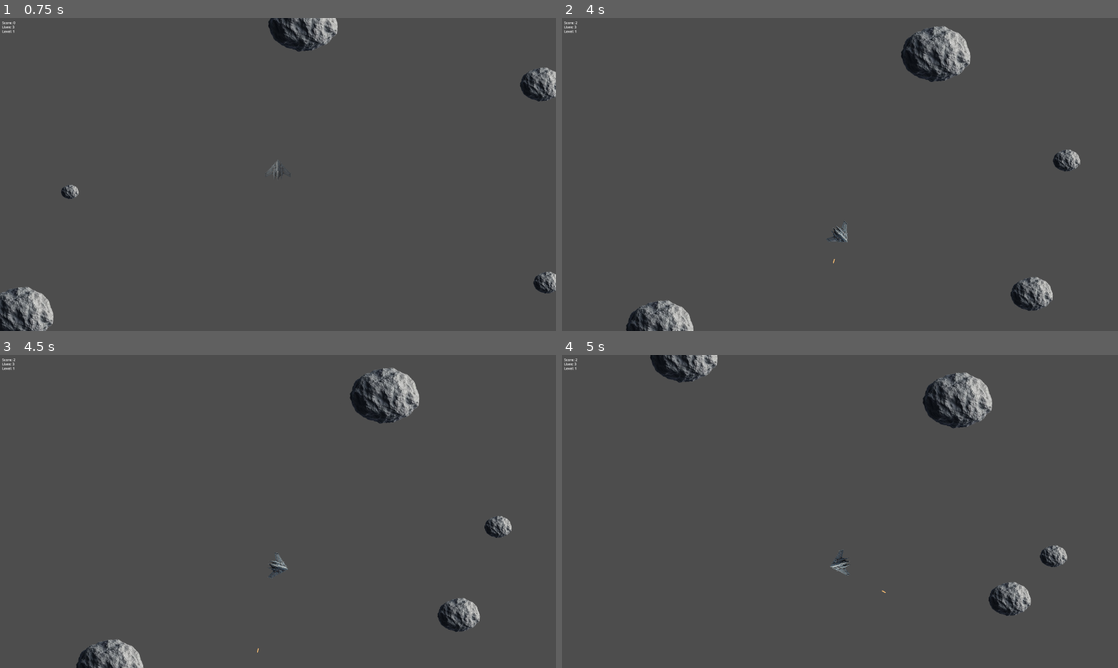
Above: before the commit, frames 1-4 (two rows, left to right).
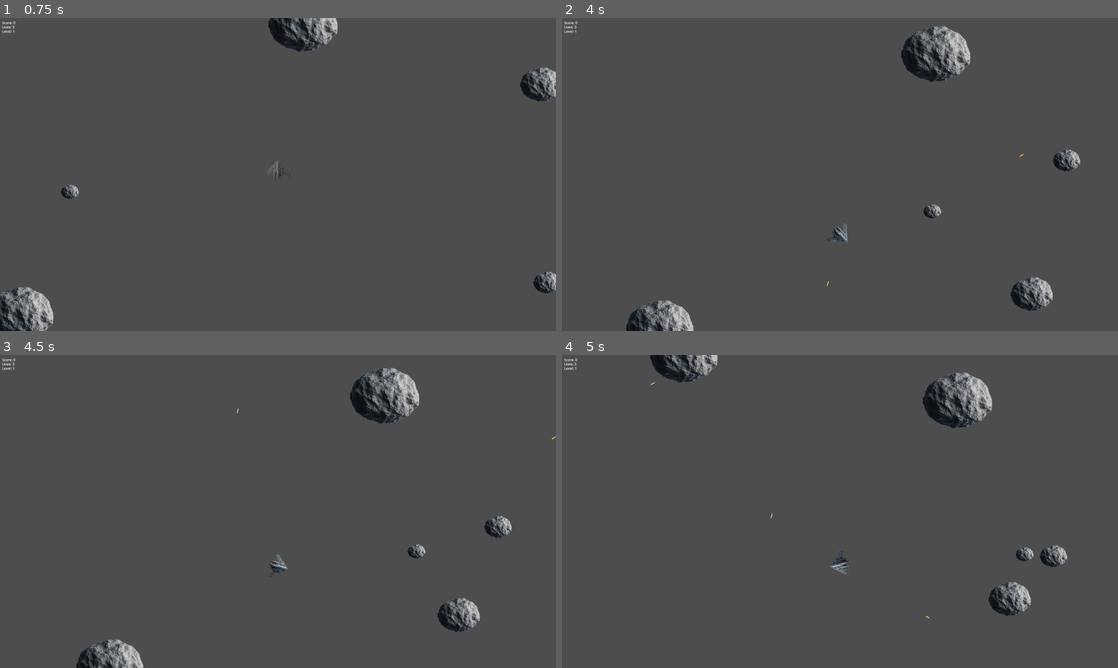
Above: after the commit, the same moments.

Repository: Soren8/space-shooter
Game: Godot game, scene res://main.tscn
The game is run twice, just before and just after one commit, with the same random seed, the same clock (stepped at 60 frames per second) and the same inputs.
Inputs:
- Up to frame 1 (0.75 s): hold Up (ui_up) from 0.53 s (still down)
- Up to frame 2 (4 s): tap Space (ui_select) at 0.77, 1.52, 3.02, 3.77 s; release Up (ui_up) at 2.03 s; hold Left (ui_left) from 2.03 s (still down)
- Up to frame 3 (4.5 s): release Left (ui_left) at 4.28 s; hold Right (ui_right) from 4.28 s (still down)
- Up to frame 4 (5 s): keep holding Right (ui_right); tap Space (ui_select) at 4.52 s

Frame 1 is identical in both runs. In frame 2, 0.1% of the frame differs, in the area x 2-84%, y 1-86%; in frame 3, 0.1%; in frame 4, 0.1%, in the area x 2-85%, y 1-85%.

Commit message:
Increase bullet speed and lifetime

Diff:
--- a/bullet/bullet.gd
+++ b/bullet/bullet.gd
@@ -1,8 +1,8 @@
 extends Area2D
 
 # Constants
-const SPEED = 500
-const LIFETIME = 1.0  # seconds
+const SPEED = 1000
+const LIFETIME = 2.0  # seconds
 
 # Variables
 var velocity = Vector2.ZERO
